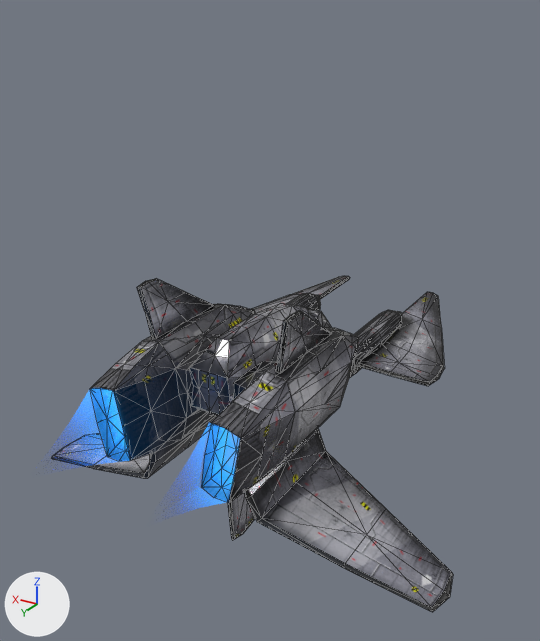
Two versions of the glTF model gfx/ship3d/Lancelot/lancelot.gltf, one commit apart.
The view is the same before and after, from a 50 mm camera at (-19.8, 32.3, 19.7) aimed at (0.2, -1.0, 3.0). Arrows for +X, +Y and +Z are at lower left; the lights stay in place. Mesh edges are drawn as thin lines. Where no turn or scale is listed for an object, it has been applied to the vertices.

The first picture shows 'base_glow'.
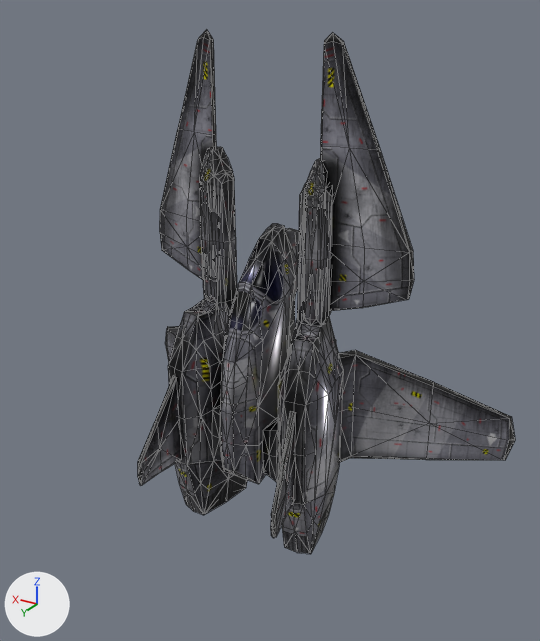
What the commit changed:
Picture 'lancelotGLO' (img_lancelotglo) is new.
Material 'base' (mat_base) is new.
Uses the picture img_lancelot.
Uses the picture img_lancelotglo.
Mesh me_base_1 is new.
It has 910 vertices, 1666 faces and spans x -12.8..12.8, y -9.4..6.4, z -9.2..18.3.
It uses material mat_base.
Object 'base_glow' (ob_base_glow) now shows me_base_1 instead of me_base_001.

Changed parts and their boxes (x1, y1, x2, y2) in the pictures (540 x 641 px):
'base_glow', reshaped (56% taller): before (52, 276, 453, 612); after (138, 30, 515, 554)
